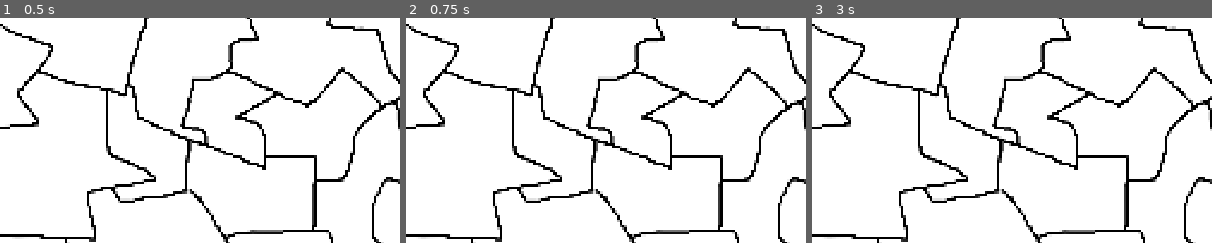
Above: before the commit, frames 1-3 (left to right).
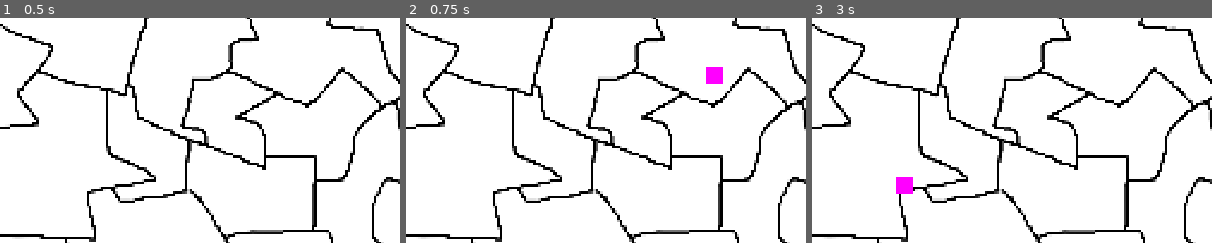
Above: after the commit, the same moments.

Repository: Orangechrisy/gmtk-game-jam-2026
Game: Godot game, scene res://map provinces/map_provinces.tscn
Two runs of this game, one before a commit and one after it. Both use one fixed random seed, a clock stepped at 60 frames per second and the inputs below.
Inputs (mouse positions are % of the whole screen's width and height, from its top left):
- Up to frame 1 (0.5 s): no input
- Up to frame 2 (0.75 s): tap Enter at 0.5 s; move the mouse to (72, 45) at 0.52 s; click (72, 45) at 0.67 s
- Up to frame 3 (3 s): tap Space at 1.25, 2.75 s; move the mouse to (30, 55) at 1.27 s; click (30, 55) at 1.42 s; tap Enter at 2 s; move the mouse to (60, 28) at 2.02 s; click (60, 28) at 2.17 s; move the mouse to (45, 70) at 2.77 s; click (45, 70) at 2.92 s
The pictures show only the part of the screen within x 36-86%, y 35-85%; the shares and areas given below are measured in that part.

Frame 1 is identical in both runs. In frame 2, 0.3% of the frame differs, in the area x 75-80%, y 21-30%; in frame 3, 0.3%.

Commit message:
empty province tooltip
tooltip works, just nothing in it

Diff:
--- a/Events/EventOptions/event_option_button.gd
+++ b/Events/EventOptions/event_option_button.gd
@@ -24,10 +24,10 @@
 
 func _on_mouse_entered() -> void:
 	tooltip.set_values(option_desc, success_outcome, failure_outcome)
-	tooltip.visible = true
+	tooltip.visible = not tooltip.visible
 
 func _on_mouse_exited() -> void:
-	tooltip.visible = false
+	tooltip.visible = not tooltip.visible
 
 
 func _on_pressed() -> void:
--- a/Events/MapEvents/event_scene.gd
+++ b/Events/MapEvents/event_scene.gd
@@ -10,6 +10,7 @@
 func event_selected(event: MapEvent):
 	print("event selected!")
 	current_event = event
+	GameManager.update_current_event(event)
 	%Title.text = event.get_event_name()
 	%Portrait.texture = event.get_portrait()
 	%CharacterName.text = event.get_character_name()
@@ -48,6 +49,7 @@
 ## closes the event scene (hides it), removes the options so its fresh next time
 func close_event(removed: bool):
 	visible = false
+	GameManager.update_current_event(null)
 	for button in %Options.get_children():
 		button.queue_free()
 	for button in %Options2.get_children():
--- a/Events/MapEvents/map_event_popup.tscn
+++ b/Events/MapEvents/map_event_popup.tscn
@@ -16,6 +16,7 @@
 grow_vertical = 2
 size_flags_horizontal = 4
 size_flags_vertical = 8
+mouse_filter = 2
 
 [node name="VBoxContainer" type="VBoxContainer" parent="." unique_id=2067473452]
 layout_mode = 1
@@ -45,6 +46,7 @@
 anchor_bottom = 1.0
 grow_horizontal = 2
 grow_vertical = 2
+mouse_filter = 2
 theme_override_colors/default_color = Color(0, 0, 0, 1)
 theme_override_font_sizes/normal_font_size = 6
 text = "this is an event!"
--- a/GameStructure/game_manager.gd
+++ b/GameStructure/game_manager.gd
@@ -79,3 +79,6 @@
 ## update the current province in the gamestate,
 func update_current_province(province: Province):
 	GameState.set_current_province(province)
+
+func update_current_event(event: MapEvent):
+	GameState.set_current_event(event)
--- a/GameStructure/game_state.gd
+++ b/GameStructure/game_state.gd
@@ -24,6 +24,8 @@
 
 @export var auto_event_odds: float = 1 # TODO: Set to something reasonable
 @export var auto_events: Array[AutoEvent]
+
+var current_event: MapEvent
 
 # SIGNALS
 
@@ -145,3 +147,9 @@
 
 func set_current_province(val: Province) -> void:
 	current_province = val
+
+func get_current_event() -> MapEvent:
+	return current_event
+
+func set_current_event(val: MapEvent) -> void:
+	current_event = val
--- a/map provinces/province.gd
+++ b/map provinces/province.gd
@@ -10,8 +10,6 @@
 @export var event_location: Vector2
 
 @export_group("Counters")
-@export var base_food: float
-@export var base_gold: float
 @export var food_yield: float:
 	set(change):
 		food_yield = max(0, food_yield + change)
@@ -32,6 +30,7 @@
 		fervor = max(0, fervor + change)
 
 var event_present: MapEvent
+var province_tooltip: Control
 
 # Called when the node enters the scene tree for the first time.
 func _ready() -> void:
@@ -41,8 +40,6 @@
 	GameState.connect("day_updated", on_day_updated)
 
 func on_day_updated(new_day):
-	#base_food = base_food + food_yield - food_consumption
-	#base_gold = base_gold + gold_yield - gold_consumption
 	if fervor > loyalty:
 		curr_owner = 1
 	# change image?
@@ -51,7 +48,6 @@
 func update_events(event: MapEvent, show: bool):
 	$EventPopup.visible = show
 	event_present = event
-
 
 # Helper functions
 func get_curr_owner() -> int:
@@ -86,7 +82,13 @@
 			update_events(event_present, false)
 			GameManager.update_current_province(self)
 			EventScene.event_selected(event_present)
+			$ProvinceTooltip.visible = false
 		else:
 			roll_event_odds()
 
-# TODO: province hover over (to see stats?)
+func _on_area_2d_mouse_entered() -> void:
+	if not GameState.get_current_event():
+		$ProvinceTooltip.visible = true
+
+func _on_area_2d_mouse_exited() -> void:
+	$ProvinceTooltip.visible = false
--- a/map provinces/province.tscn
+++ b/map provinces/province.tscn
@@ -2,6 +2,7 @@
 
 [ext_resource type="Script" uid="uid://cj05e7qvgb3pj" path="res://map provinces/province.gd" id="1_pnl1e"]
 [ext_resource type="PackedScene" uid="uid://cx0d76cbtbsat" path="res://Events/MapEvents/map_event_popup.tscn" id="2_k6co4"]
+[ext_resource type="PackedScene" uid="uid://c1dmvkr2t32vh" path="res://map provinces/province_tooltip.tscn" id="3_2gmdq"]
 
 [node name="Province" type="Node2D" unique_id=1886263090]
 script = ExtResource("1_pnl1e")
@@ -25,4 +26,9 @@
 offset_bottom = 50.0
 grow_vertical = 0
 
+[node name="ProvinceTooltip" parent="." unique_id=1231974182 instance=ExtResource("3_2gmdq")]
+visible = false
+
 [connection signal="input_event" from="Area2D" to="." method="_on_area_2d_input_event"]
+[connection signal="mouse_entered" from="Area2D" to="." method="_on_area_2d_mouse_entered"]
+[connection signal="mouse_exited" from="Area2D" to="." method="_on_area_2d_mouse_exited"]
--- /dev/null
+++ b/map provinces/province_tooltip.gd
@@ -0,0 +1,13 @@
+extends Control
+
+@export var OFFSET: Vector2
+
+# Called when the node enters the scene tree for the first time.
+func _ready() -> void:
+	pass # Replace with function body.
+
+
+# tracks the mouse position
+func _process(delta: float) -> void:
+	if visible:
+		position = get_global_mouse_position() + OFFSET
--- /dev/null
+++ b/map provinces/province_tooltip.tscn
@@ -0,0 +1,19 @@
+[gd_scene format=3 uid="uid://c1dmvkr2t32vh"]
+
+[ext_resource type="Script" uid="uid://bt8ta7yn2h0aa" path="res://map provinces/province_tooltip.gd" id="1_xjqa8"]
+
+[node name="ProvinceTooltip" type="Control" unique_id=1231974182]
+layout_mode = 3
+anchors_preset = 15
+anchor_right = 1.0
+anchor_bottom = 1.0
+grow_horizontal = 2
+grow_vertical = 2
+script = ExtResource("1_xjqa8")
+OFFSET = Vector2(25, 5)
+
+[node name="ColorRect" type="ColorRect" parent="." unique_id=1774989867]
+layout_mode = 0
+offset_right = 40.0
+offset_bottom = 40.0
+color = Color(1, 0, 1, 1)
Not shown, added: map provinces/province_tooltip.gd.uid
